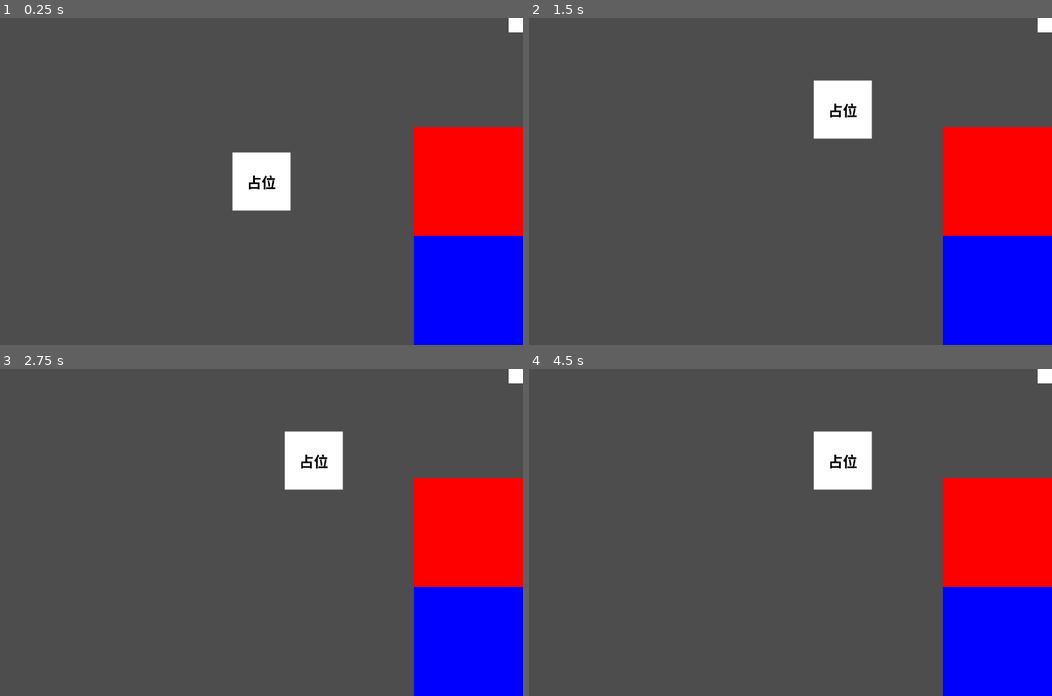
Above: before the commit, frames 1-4 (two rows, left to right).
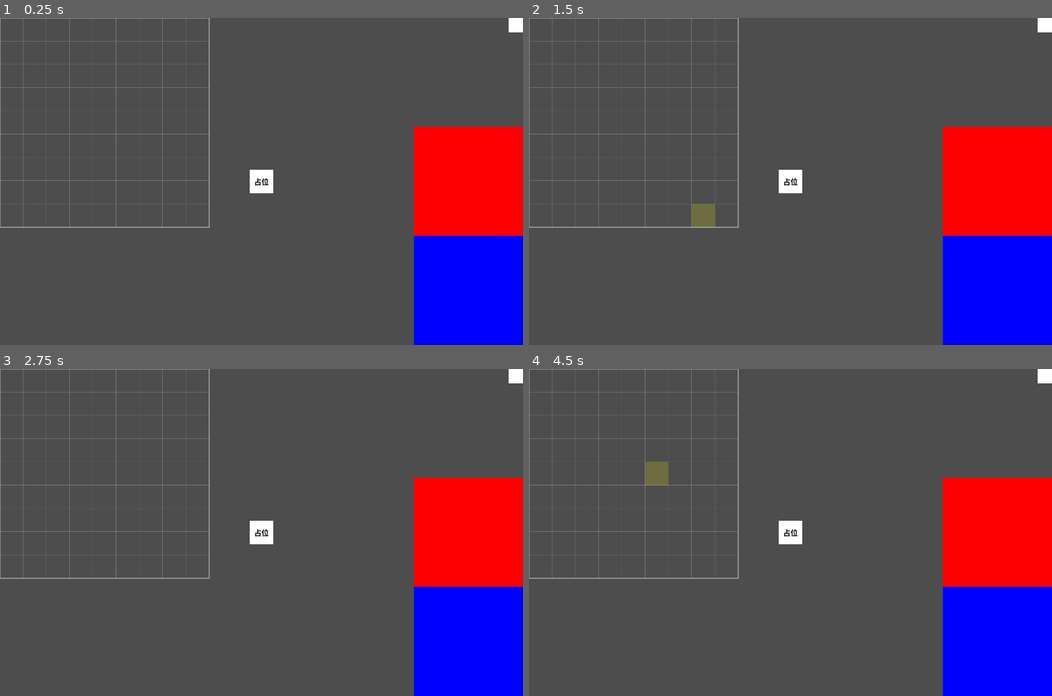
Above: after the commit, the same moments.

Repository: juni-freentocob/push-the-land
Game: Godot game, scene res://scenes/Main.tscn
Same seed, same stepped clock (60 frames per second), same inputs: the game is played once before the commit and once after it.
Inputs (mouse positions are in pixels of both pictures, inside the frame that each line leads up to):
- Up to frame 1 (0.25 s): no input
- Up to frame 2 (1.5 s): tap Enter at 0.5 s; drag from (790, 181) to (842, 109) at 0.52 s; drag from (685, 197) to (764, 246) at 1.27 s
- Up to frame 3 (2.75 s): tap Space at 2 s; move the mouse to (313, 460) at 2.02 s; click (313, 460) at 2.17 s
- Up to frame 4 (4.5 s): tap Enter at 2.75, 4.25 s; drag from (764, 597) to (633, 483) at 2.77 s; tap Space at 3.5 s; move the mouse to (947, 581) at 3.52 s; click (947, 581) at 3.67 s; drag from (633, 483) to (712, 450) at 4.27 s

The runs differ from the first frame. In frame 1, 2.9% of the frame differs, in the area x 0-56%, y 0-65%; in frame 2, 3.8%, in the area x 0-66%, y 0-65%; in frame 3, 3.4%; in frame 4, 3.8%.

Commit message:
T3/T4

Diff:
--- /dev/null
+++ b/data/cards/swamp_mud.tres
@@ -0,0 +1,17 @@
+[gd_resource type="Resource" script_class="CardDef" load_steps=2 format=3 uid="uid://cnkjdmpt4rq7n"]
+
+[ext_resource type="Script" uid="uid://bh4ielkgicvpi" path="res://scripts/data/card_def.gd" id="1_03oyh"]
+
+[resource]
+script = ExtResource("1_03oyh")
+metadata/_custom_type_script = "uid://bh4ielkgicvpi"
+id = &"swamp_mud"
+display_name = "Swamp Mud"
+kind = 0
+rarity = 0
+theme_tags = PackedStringArray("swamp")
+stackable = false
+equipment_slot = 0
+stats = {}
+terrain_part = &"swamp"
+spirit_tier = 0
--- /dev/null
+++ b/data/cards/swamp_spirit.tres
@@ -0,0 +1,17 @@
+[gd_resource type="Resource" script_class="CardDef" load_steps=2 format=3 uid="uid://c1vsy3ac2n2eu"]
+
+[ext_resource type="Script" uid="uid://bh4ielkgicvpi" path="res://scripts/data/card_def.gd" id="1_5ovf0"]
+
+[resource]
+script = ExtResource("1_5ovf0")
+metadata/_custom_type_script = "uid://bh4ielkgicvpi"
+id = &"swamp_spirit"
+display_name = "Swamp Spirit"
+kind = 1
+rarity = 0
+theme_tags = PackedStringArray("swamp")
+stackable = false
+equipment_slot = 0
+stats = {}
+terrain_part = &""
+spirit_tier = 0
--- /dev/null
+++ b/data/cards/wood_spear.tres
@@ -0,0 +1,19 @@
+[gd_resource type="Resource" script_class="CardDef" load_steps=2 format=3 uid="uid://bfe36fbqf3t5l"]
+
+[ext_resource type="Script" uid="uid://bh4ielkgicvpi" path="res://scripts/data/card_def.gd" id="1_juhps"]
+
+[resource]
+script = ExtResource("1_juhps")
+metadata/_custom_type_script = "uid://bh4ielkgicvpi"
+id = &"wood_spear"
+display_name = "Wood Spear"
+kind = 2
+rarity = 0
+theme_tags = PackedStringArray("swamp")
+stackable = false
+equipment_slot = 1
+stats = {
+"atk_bonus": 1
+}
+terrain_part = &""
+spirit_tier = 0
--- /dev/null
+++ b/data/merge/swamp_rules.tres
@@ -0,0 +1,13 @@
+[gd_resource type="Resource" script_class="MergeRule" load_steps=2 format=3 uid="uid://nin4e1vfl2k8"]
+
+[ext_resource type="Script" uid="uid://bdjmbt4cawsjg" path="res://scripts/data/merge_rule.gd" id="1_cch3o"]
+
+[resource]
+script = ExtResource("1_cch3o")
+metadata/_custom_type_script = "uid://bdjmbt4cawsjg"
+id = &"spirit_plus_mud"
+inputs = PackedStringArray("swamp_spirit", "swamp_mud")
+output = &"swamp_enemy"
+consume_inputs = true
+output_count = 1
+notes = "Debug rule for MVP."
--- a/data/themes/swamp_theme.tres
+++ b/data/themes/swamp_theme.tres
@@ -0,0 +1,17 @@
+[gd_resource type="Resource" script_class="ThemeDef" load_steps=2 format=3 uid="uid://bfvp0dbve6sew"]
+
+[ext_resource type="Script" uid="uid://dqwmvf0u14jkh" path="res://scripts/data/theme_def.gd" id="1_gmsq5"]
+
+[resource]
+script = ExtResource("1_gmsq5")
+metadata/_custom_type_script = "uid://dqwmvf0u14jkh"
+id = &"swamp"
+display_name = "Swamp"
+deck_weights = {
+"swamp_mud": 30,
+"swamp_spirit": 50,
+"wood_spear": 20
+}
+boss_id = &"swamp_boss"
+visuals = {}
+next_theme_pool = PackedStringArray()
--- a/scenes/Board.tscn
+++ b/scenes/Board.tscn
@@ -1,11 +1,31 @@
-[gd_scene format=3 uid="uid://c61j7c6vejtpg"]
+[gd_scene load_steps=2 format=3 uid="uid://c61j7c6vejtpg"]
+
+[ext_resource type="Script" uid="uid://bsvejadevmyaq" path="res://scripts/board/grid_visual.gd" id="1_qails"]
 
 [node name="Board" type="Control"]
+custom_minimum_size = Vector2(576, 576)
 layout_mode = 3
+anchors_preset = 0
+offset_right = 576.0
+offset_bottom = 576.0
+
+[node name="GridVisual" type="Control" parent="."]
+layout_mode = 1
+anchors_preset = 0
+mouse_filter = 2
+script = ExtResource("1_qails")
+
+[node name="ColorRect" type="ColorRect" parent="GridVisual"]
+layout_mode = 1
 anchors_preset = 15
 anchor_right = 1.0
 anchor_bottom = 1.0
-offset_right = -432.0
-offset_bottom = 72.0
 grow_horizontal = 2
 grow_vertical = 2
+color = Color(1, 1, 0, 1)
+
+[node name="OccupancyLayer" type="Control" parent="."]
+anchors_preset = 0
+offset_right = 40.0
+offset_bottom = 40.0
+mouse_filter = 2
--- a/scenes/Main.tscn
+++ b/scenes/Main.tscn
@@ -49,3 +49,6 @@
 
 [node name="CardView" parent="UI/CardLayer" instance=ExtResource("12_bjd11")]
 layout_mode = 1
+
+[node name="CardView2" parent="UI/CardLayer" instance=ExtResource("12_bjd11")]
+layout_mode = 1
--- a/scenes/cards/CardView.tscn
+++ b/scenes/cards/CardView.tscn
@@ -3,7 +3,7 @@
 [ext_resource type="Script" uid="uid://cnxrueku20r7w" path="res://scripts/cards/card_view.gd" id="1_mkpmj"]
 
 [node name="CardView" type="Control"]
-custom_minimum_size = Vector2(160, 160)
+custom_minimum_size = Vector2(64, 64)
 layout_mode = 3
 anchors_preset = 8
 anchor_left = 0.5
@@ -19,17 +19,17 @@
 script = ExtResource("1_mkpmj")
 
 [node name="ColorRect" type="ColorRect" parent="."]
-custom_minimum_size = Vector2(160, 160)
+custom_minimum_size = Vector2(64, 64)
 layout_mode = 1
 anchors_preset = 8
 anchor_left = 0.5
 anchor_top = 0.5
 anchor_right = 0.5
 anchor_bottom = 0.5
-offset_left = -80.0
-offset_top = -80.0
-offset_right = 80.0
-offset_bottom = 80.0
+offset_left = -32.0
+offset_top = -32.0
+offset_right = 32.0
+offset_bottom = 32.0
 grow_horizontal = 2
 grow_vertical = 2
 mouse_filter = 2
@@ -48,5 +48,7 @@
 grow_horizontal = 2
 grow_vertical = 2
 theme_override_colors/font_color = Color(0, 0, 0, 1)
-theme_override_font_sizes/font_size = 40
+theme_override_font_sizes/font_size = 20
 text = "占位"
+horizontal_alignment = 1
+vertical_alignment = 1
--- a/scenes/ui/BossPreview.tscn
+++ b/scenes/ui/BossPreview.tscn
@@ -7,6 +7,7 @@
 anchor_bottom = 1.0
 grow_horizontal = 2
 grow_vertical = 2
+mouse_filter = 2
 
 [node name="ColorRect" type="ColorRect" parent="."]
 layout_mode = 1
@@ -16,3 +17,4 @@
 offset_left = -40.0
 offset_bottom = 40.0
 grow_horizontal = 0
+mouse_filter = 2
--- a/scenes/ui/HeroPanel.tscn
+++ b/scenes/ui/HeroPanel.tscn
@@ -9,6 +9,7 @@
 anchor_bottom = 0.5
 grow_horizontal = 0
 grow_vertical = 2
+mouse_filter = 2
 
 [node name="ColorRect" type="ColorRect" parent="."]
 custom_minimum_size = Vector2(200, 200)
--- a/scenes/ui/ThemeChoice.tscn
+++ b/scenes/ui/ThemeChoice.tscn
@@ -8,6 +8,7 @@
 anchor_bottom = 1.0
 grow_horizontal = 2
 grow_vertical = 2
+mouse_filter = 2
 
 [node name="ColorRect" type="ColorRect" parent="."]
 layout_mode = 1
@@ -22,3 +23,4 @@
 offset_bottom = 20.0
 grow_horizontal = 2
 grow_vertical = 2
+mouse_filter = 2
--- a/scenes/ui/TrashZone.tscn
+++ b/scenes/ui/TrashZone.tscn
@@ -9,6 +9,7 @@
 anchor_bottom = 1.0
 grow_horizontal = 0
 grow_vertical = 0
+mouse_filter = 2
 
 [node name="ColorRect" type="ColorRect" parent="."]
 custom_minimum_size = Vector2(200, 200)
--- a/scripts/board/board.gd
+++ b/scripts/board/board.gd
@@ -2,6 +2,13 @@
 extends Control
 
 signal board_cell_dropped(card_view: Node, cell: Vector2i)
+
+@export var board_size: int = 9
+@export var cell_size: int = 64
+
+@onready var occupancy_layer: Control = $OccupancyLayer
+
+var occupancy: Dictionary[Vector2i, CardView] = {}
 
 func _ready() -> void:
 	pass
@@ -9,8 +16,42 @@
 func can_accept_drop(_card_view: CardView) -> bool:
 	return true
 
-func accept_drop(card_view: CardView) -> void:
-	print("[Board] Drop accepted (layer):", card_view)
+func accept_drop(card_view: CardView) -> bool:
+	var cell := global_pos_to_cell(get_viewport().get_mouse_position())
+	if not _is_cell_in_bounds(cell):
+		print("[Board] Drop rejected (out of bounds):", cell)
+		return false
+	var existing: CardView = occupancy.get(cell) as CardView
+	if existing != null and existing != card_view:
+		print("[Board] Drop rejected (occupied):", cell)
+		return false
+	_remove_card_from_occupancy(card_view)
+	occupancy[cell] = card_view
+	card_view.reparent(occupancy_layer)
+	card_view.global_position = cell_to_global_pos(cell, card_view.size)
+	print("[Board] Drop accepted (cell):", cell)
+	return true
+
+func cell_to_global_pos(cell: Vector2i, card_size: Vector2) -> Vector2:
+	var cell_origin := global_position + Vector2(cell.x * cell_size, cell.y * cell_size)
+	var cell_center := cell_origin + Vector2(cell_size * 0.5, cell_size * 0.5)
+	return cell_center - (card_size * 0.5)
+
+func global_pos_to_cell(global_pos: Vector2) -> Vector2i:
+	var local := global_pos - global_position
+	return Vector2i(floor(local.x / cell_size), floor(local.y / cell_size))
+
+func _is_cell_in_bounds(cell: Vector2i) -> bool:
+	return cell.x >= 0 and cell.y >= 0 and cell.x < board_size and cell.y < board_size
+
+func _remove_card_from_occupancy(card_view: CardView) -> void:
+	var to_remove: Vector2i = Vector2i(-1, -1)
+	for cell: Vector2i in occupancy.keys():
+		if occupancy[cell] == card_view:
+			to_remove = cell
+			break
+	if to_remove.x != -1:
+		occupancy.erase(to_remove)
 
 func debug_drop(card_view: Node, cell: Vector2i) -> void:
 	print("[Board] Drop request:", card_view, "cell:", cell)
--- /dev/null
+++ b/scripts/board/grid_visual.gd
@@ -0,0 +1,54 @@
+class_name GridVisual
+extends Control
+
+@export var line_color: Color = Color(0.8, 0.8, 0.8, 0.35)
+@export var border_color: Color = Color(1, 1, 1, 0.6)
+@export var hover_color: Color = Color(1, 1, 0, 0.18)
+
+@onready var board: Board = get_parent()
+
+var _last_hover_cell: Vector2i = Vector2i(-999, -999)
+
+func _ready() -> void:
+	mouse_filter = Control.MOUSE_FILTER_IGNORE
+	queue_redraw()
+
+func _process(_delta: float) -> void:
+	var cell := _mouse_cell()
+	if cell != _last_hover_cell:
+		_last_hover_cell = cell
+		queue_redraw()
+
+func _draw() -> void:
+	if board == null:
+		return
+	var size_px := Vector2(board.board_size * board.cell_size, board.board_size * board.cell_size)
+	_draw_grid(size_px)
+	_draw_border(size_px)
+	_draw_hover(size_px)
+
+func _draw_grid(size_px: Vector2) -> void:
+	for i in range(1, board.board_size):
+		var x := float(i * board.cell_size)
+		draw_line(Vector2(x, 0), Vector2(x, size_px.y), line_color, 1.0)
+		var y := float(i * board.cell_size)
+		draw_line(Vector2(0, y), Vector2(size_px.x, y), line_color, 1.0)
+
+func _draw_border(size_px: Vector2) -> void:
+	draw_rect(Rect2(Vector2.ZERO, size_px), border_color, false, 2.0)
+
+func _draw_hover(_size_px: Vector2) -> void:
+	var cell := _last_hover_cell
+	if cell.x < 0 or cell.y < 0 or cell.x >= board.board_size or cell.y >= board.board_size:
+		return
+	var rect := Rect2(
+		Vector2(cell.x * board.cell_size, cell.y * board.cell_size),
+		Vector2(board.cell_size, board.cell_size)
+	)
+	draw_rect(rect, hover_color, true)
+
+func _mouse_cell() -> Vector2i:
+	if board == null:
+		return Vector2i(-999, -999)
+	var local := board.get_local_mouse_position()
+	return Vector2i(floor(local.x / board.cell_size), floor(local.y / board.cell_size))
--- a/scripts/cards/card_view.gd
+++ b/scripts/cards/card_view.gd
@@ -23,13 +23,27 @@
 		elif _dragging:
 			_dragging = false
 			drag_ended.emit(self)
-			var layer := get_parent()
 			var accepted := false
-			if layer != null and layer.has_method("handle_drop_from_card"):
-				accepted = layer.handle_drop_from_card(self)
+			var card_layer := _find_card_layer()
+			if card_layer != null:
+				accepted = card_layer.handle_drop_from_card(self)
 			if not accepted:
 				global_position = _start_pos
 
 func _process(_delta: float) -> void:
 	if _dragging:
 		global_position = get_global_mouse_position() - _drag_offset
+
+func _find_card_layer() -> Node:
+	var node := get_parent()
+	while node != null:
+		if node.has_method("handle_drop_from_card"):
+			return node
+		node = node.get_parent()
+	var root := get_tree().root
+	if root == null:
+		return null
+	var found := root.find_child("CardLayer", true, false)
+	if found != null and found.has_method("handle_drop_from_card"):
+		return found
+	return null
--- /dev/null
+++ b/scripts/data/card_def.gd
@@ -0,0 +1,41 @@
+class_name CardDef
+extends Resource
+
+enum CardKind {
+	TERRAIN_PART,
+	SPIRIT,
+	EQUIPMENT,
+	JUNK,
+	GENERATED_ENEMY
+}
+
+enum Rarity {
+	COMMON,
+	UNCOMMON,
+	RARE,
+	EPIC,
+	LEGENDARY
+}
+
+enum EquipmentSlot {
+	NONE,
+	WEAPON,
+	ARMOR,
+	TRINKET
+}
+
+enum SpiritTier {
+	NORMAL,
+	ELITE
+}
+
+@export var id: StringName
+@export var display_name: String = ""
+@export var kind: CardKind = CardKind.TERRAIN_PART
+@export var rarity: Rarity = Rarity.COMMON
+@export var theme_tags: PackedStringArray = []
+@export var stackable: bool = false
+@export var equipment_slot: EquipmentSlot = EquipmentSlot.NONE
+@export var stats: Dictionary = {}
+@export var terrain_part: StringName = &""
+@export var spirit_tier: SpiritTier = SpiritTier.NORMAL
--- /dev/null
+++ b/scripts/data/merge_rule.gd
@@ -0,0 +1,9 @@
+class_name MergeRule
+extends Resource
+
+@export var id: StringName
+@export var inputs: PackedStringArray = []
+@export var output: StringName
+@export var consume_inputs: bool = true
+@export var output_count: int = 1
+@export var notes: String = ""
--- /dev/null
+++ b/scripts/data/theme_def.gd
@@ -0,0 +1,9 @@
+class_name ThemeDef
+extends Resource
+
+@export var id: StringName
+@export var display_name: String = ""
+@export var deck_weights: Dictionary = {}
+@export var boss_id: StringName = &""
+@export var visuals: Dictionary = {}
+@export var next_theme_pool: PackedStringArray = []
--- a/scripts/ui/card_layer.gd
+++ b/scripts/ui/card_layer.gd
@@ -8,7 +8,7 @@
 @onready var board: Board = get_parent().get_parent().get_node("Board")
 
 func _ready() -> void:
-	mouse_filter = Control.MOUSE_FILTER_STOP
+	mouse_filter = Control.MOUSE_FILTER_IGNORE
 
 func handle_drop_from_card(card_view: CardView) -> bool:
 	var mouse_pos := get_viewport().get_mouse_position()
@@ -19,6 +19,5 @@
 		hero_panel.accept_drop(card_view)
 		return true
 	if board.get_global_rect().has_point(mouse_pos) and board.can_accept_drop(card_view):
-		board.accept_drop(card_view)
-		return true
+		return board.accept_drop(card_view)
 	return false
Empty file removed: data/cards/test_card.tres
Not shown, added: scripts/board/grid_visual.gd.uid
Not shown, added: scripts/data/card_def.gd.uid
Not shown, added: scripts/data/merge_rule.gd.uid
Not shown, added: scripts/data/theme_def.gd.uid
Not shown, changed: PLANS.md
Not shown, changed: docs/DATA_SCHEMA.md
Not shown, changed: docs/SCENE_TREE.md
Not shown, added: docs/STATE.md
